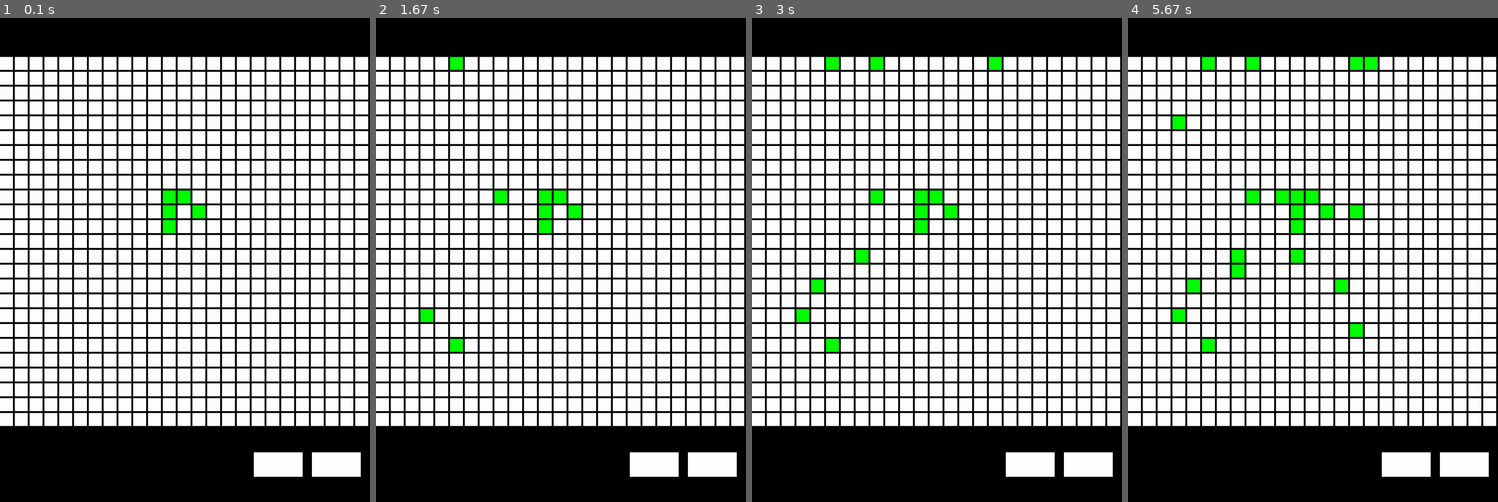
Above: before the commit, frames 1-4 (left to right).
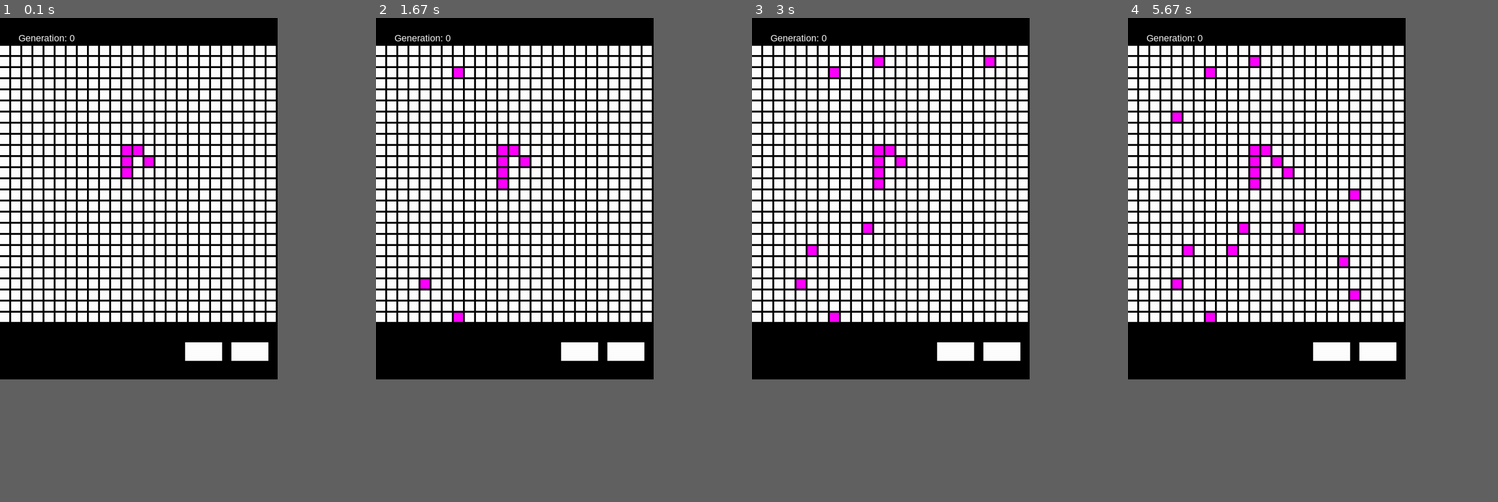
Above: after the commit, the same moments.

Repository: bloominstituteoftechnology/CS-Build-Week-1
Game: pygame game, started from draft.py
Two runs of this game, one before a commit and one after it. Both use one fixed random seed, a clock stepped at 60 frames per second and the inputs below.
Inputs (mouse positions are in pixels of both pictures, inside the frame that each line leads up to):
- Up to frame 1 (0.1 s): no input
- Up to frame 2 (1.67 s): press the mouse at (623, 351) at 0.37 s; move the mouse to (527, 318) at 0.47 s; release the mouse at (427, 284) at 0.6 s; press the mouse at (623, 351) at 0.7 s; move the mouse to (542, 211) at 0.8 s; release the mouse at (461, 71) at 0.93 s; click (505, 182) at 1.05 s; press the mouse at (623, 351) at 1.37 s; move the mouse to (538, 332) at 1.47 s; release the mouse at (453, 313) at 1.6 s
- Up to frame 3 (3 s): press the mouse at (955, 351) at 1.7 s; move the mouse to (885, 303) at 1.8 s; release the mouse at (814, 255) at 1.93 s; press the mouse at (955, 351) at 2.03 s; move the mouse to (974, 206) at 2.13 s; release the mouse at (992, 61) at 2.27 s; press the mouse at (999, 351) at 2.37 s; move the mouse to (940, 206) at 2.47 s; release the mouse at (877, 61) at 2.6 s; press the mouse at (955, 351) at 2.7 s; move the mouse to (911, 293) at 2.8 s; release the mouse at (866, 230) at 2.93 s
- Up to frame 4 (5.67 s): press the mouse at (1331, 351) at 3.03 s; move the mouse to (1309, 264) at 3.13 s; release the mouse at (1287, 177) at 3.27 s; press the mouse at (1375, 351) at 3.37 s; move the mouse to (1338, 289) at 3.47 s; release the mouse at (1298, 230) at 3.6 s; click (1176, 119) at 3.72 s; press the mouse at (1331, 351) at 4.03 s; move the mouse to (1346, 206) at 4.13 s; release the mouse at (1364, 66) at 4.27 s; press the mouse at (1375, 351) at 4.37 s; move the mouse to (1305, 298) at 4.47 s; release the mouse at (1235, 250) at 4.6 s; click (1350, 298) at 4.72 s; click (1346, 260) at 5.05 s; press the mouse at (1375, 351) at 5.37 s; move the mouse to (1368, 274) at 5.47 s; release the mouse at (1357, 197) at 5.6 s
In our replay, the window is 689x900 before the commit and 517x672 after it. These sizes can differ from the game's own. Grey fills any space a smaller window leaves; there, only what the larger window draws over its background counts as a difference.

The runs differ from the first frame. In frame 1, 50% of the frame differs, in the area x 0-100%, y 3-95%; in frame 2, 50%; in frame 3, 50%; in frame 4, 51%.

Commit message:
Render Generation indicator text onto screen

Diff:
--- a/draft.py
+++ b/draft.py
@@ -66,7 +66,7 @@
     gen = 0
     max = 25
     l = [ [0] * max for i in range(max) ]
-    WINDOW = 1000
+    WINDOW = 750
     CELL_SIZE = int(WINDOW / max) - 5
     BOTTOM_PADDING = int(WINDOW / 5)
     TOP_PADDING = CELL_SIZE * 3
@@ -96,6 +96,7 @@
     edit = True
 
     while True:
+        screen.fill((0,0,0))
         for event in pygame.event.get():
             if event.type == pygame.QUIT:
                 return 0
@@ -108,15 +109,15 @@
                     edit = not edit
                 elif edit and CLEAR_BUTTON.collidepoint(x,y):
                     l = [ [0] * max for i in range(max) ]
-                elif edit and y < WINDOW + TOP_PADDING:
+                elif edit and y < WINDOW + TOP_PADDING and y > TOP_PADDING:
                     x2 = int(x / (CELL_SIZE + 5))
-                    y2 = int(y / (CELL_SIZE )) - 3
+                    y2 = int((y - TOP_PADDING) / (CELL_SIZE + 5))
                     print(f"X:{x2} Y2:{y} Y2:{y2}")
                     l[y2][x2] = 0 if l[y2][x2] is 1 else 1
 
         for i  in range(max):
             for j in range(max):
-                color = 'green' if l[i][j] == 1 else 'white'
+                color = 'magenta' if l[i][j] == 1 else 'white'
                 pygame.draw.rect(screen, pygame.Color(color), pygame.Rect(j*(5+CELL_SIZE), i*(5+CELL_SIZE) + TOP_PADDING, CELL_SIZE, CELL_SIZE))
 
         if edit:
@@ -127,9 +128,15 @@
             gen += 1
             pygame.time.wait(1000)
 
+        font = pygame.font.SysFont('Arial', 25)
+        text_surface = font.render(f'Generation: {gen}', True, (255, 255, 255))
+        text_rect = text_surface.get_rect()
+        text_rect.center = (10, 10)
+        screen.blit(text_surface, (50, 40))
+
         pygame.draw.rect(screen, pygame.Color('white'), PLAYBACK_BUTTON)
         pygame.draw.rect(screen, pygame.Color('white'), CLEAR_BUTTON)
-        pygame.display.flip()
+        pygame.display.update()
 
 if __name__ == '__main__':
     main()
